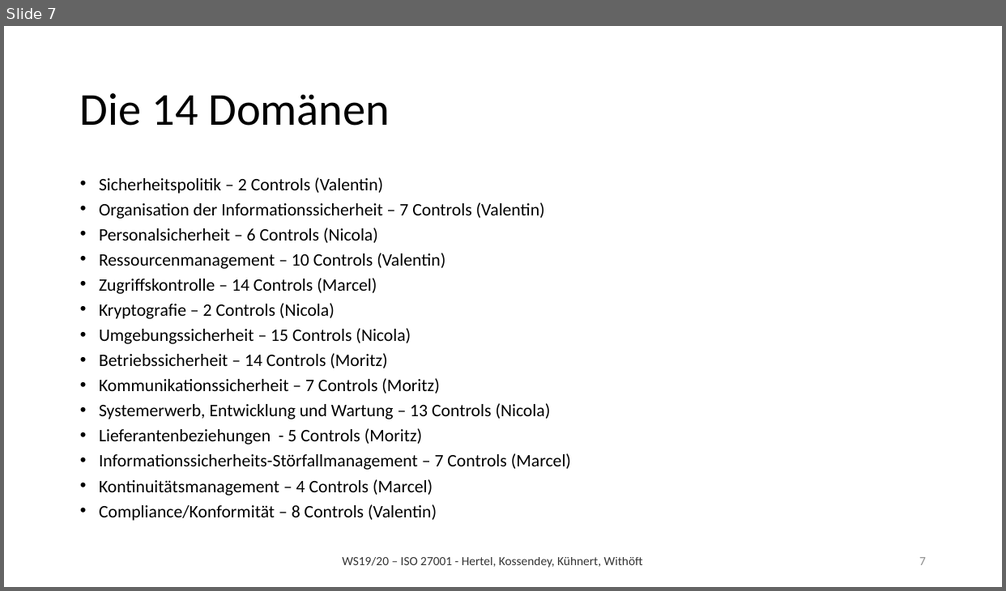
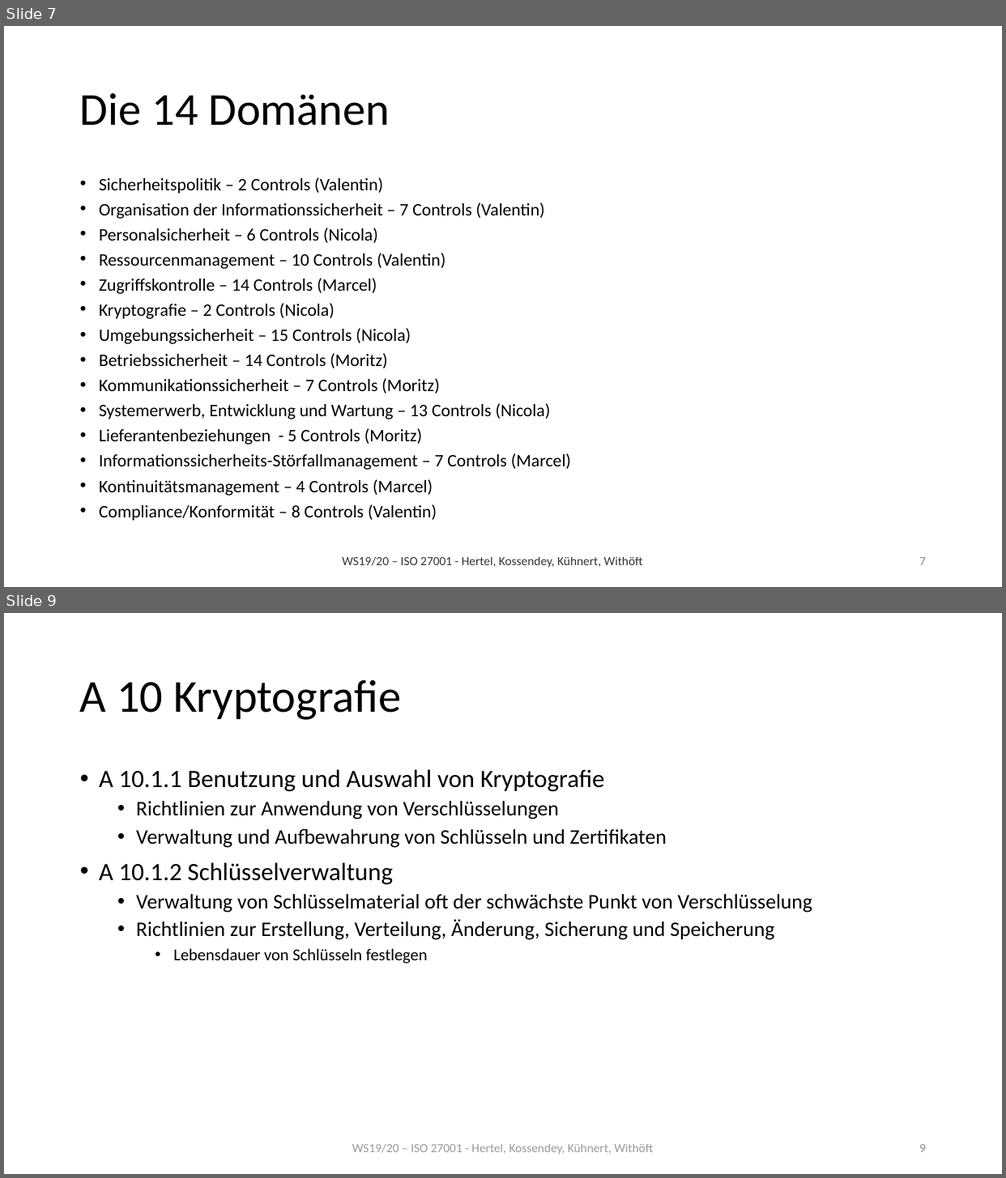
Before and after one commit to mwithoeft/SicherheitUndZuverlaessigkeit, a slide deck: Nicola/merged.pptx. Shown one above the other, each under a label of ours: slide 7 before the commit, slides 7 and 9 after it; the slides between them are not shown. The pictures are 1006x591 and 1006x1178 pixels, drawn with LibreOffice and Linux fonts; fonts in the diff are those of the drawing. Boxes give left, top, right and bottom in pixels: in the first picture for what was removed or moved away, otherwise in the second. Text is boxed around its words. In the diff, an @@ line names an element or a change of style, - is before the commit and + after.

```diff
--- a/Nicola/merged.pptx
+++ b/Nicola/merged.pptx
@@ slide 9 added at <box>4,613,1002,1174</box>, background #FFFFFF @@
@@ title added at <box>80,680,401,720</box>, 44 pt, text #000000 @@
+A 10 Kryptografie
@@ text added at <box>99,769,812,964</box>, 20 pt, text #000000 @@
+• A 10.1.1 Benutzung und Auswahl von Kryptografie
+  • Richtlinien zur Anwendung von Verschlüsselungen
+  • Verwaltung und Aufbewahrung von Schlüsseln und Zertifikaten
+• A 10.1.2 Schlüsselverwaltung
+  • Verwaltung von Schlüsselmaterial oft der schwächste Punkt von Verschlüsselung
+  • Richtlinien zur Erstellung, Verteilung, Änderung, Sicherung und Speicherung
+    • Lebensdauer von Schlüsseln festlegen
@@ text added at <box>352,1144,653,1154</box>, 12 pt, text #808080 at 80% opacity @@
+WS19/20 – ISO 27001 - Hertel, Kossendey, Kühnert, Withöft
@@ page number added at <box>919,1144,926,1152</box>, 12 pt, text #8C8C8C @@
+9
```
Also in this commit, not shown: 1 slide changed, 4 other slides added.
